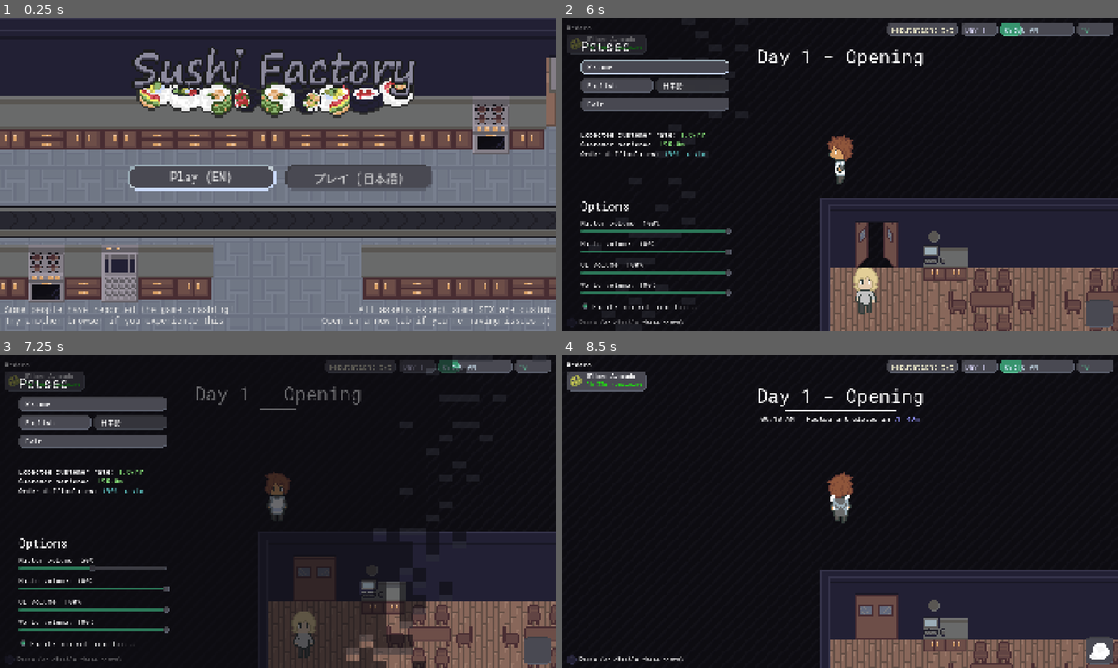
Above: before the commit, frames 1-4 (two rows, left to right).
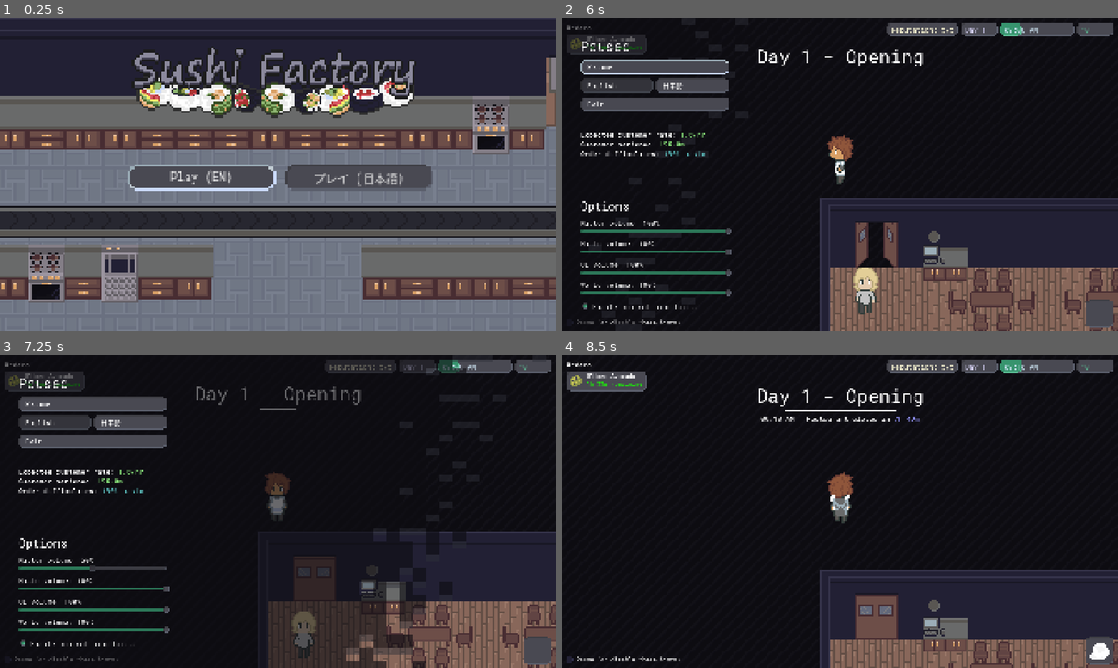
Above: after the commit, the same moments.

Repository: Glitch752/SushiFactory
Game: Godot game, scene res://Menu.tscn
The game is run twice, just before and just after one commit, with the same random seed, the same clock (stepped at 60 frames per second) and the same inputs.
Inputs (mouse positions are in pixels of both pictures, inside the frame that each line leads up to):
- Up to frame 1 (0.25 s): no input
- Up to frame 2 (6 s): click "Play (EN)" at 0.5 s; click "Play (EN)" at 1.25 s; tap Enter at 2 s; move the mouse to (962, 158) at 2.02 s; hold D (move_right) 2.03-2.75 s; hold E (interact) 2.03-2.75 s; click (962, 158) at 2.17 s; tap Q (secondary_interact) at 2.3, 3.8 s; drag from (728, 190) to (856, 174) at 2.77 s; move the mouse to (895, 105) at 3.52 s; hold D (move_right) 3.53-4.25 s; hold E (interact) 3.53-4.25 s; click (895, 105) at 3.67 s; tap Space at 4.25 s; drag from (812, 237) to (784, 140) at 4.27 s; move the mouse to (1006, 221) at 5.02 s; hold A (move_left) 5.03-5.75 s; hold Q (secondary_interact) 5.03-5.75 s; tap 0 at 5.1 s; click (1006, 221) at 5.17 s; tap ` (pause) at 5.65 s; drag from (673, 127) to (956, 259) at 5.77 s
- Up to frame 3 (7.25 s): move the mouse to (94, 567) at 6.52 s; hold Down (move_down) from 6.53 s (still down); hold Q (secondary_interact) from 6.53 s (still down); tap O at 6.6 s; click (94, 567) at 6.67 s; tap Escape at 7.15 s
- Up to frame 4 (8.5 s): release Down (move_down) at 7.25 s; release Q (secondary_interact) at 7.25 s; drag from (656, 589) to (873, 574) at 7.27 s; move the mouse to (962, 495) at 8.02 s; hold Up (move_up) from 8.03 s (still down); hold Q (secondary_interact) from 8.03 s (still down); tap 2 at 8.1 s; click (962, 495) at 8.17 s

The runs differ from the first frame. In frame 1, 1.0% of the frame differs, in the area x 0-100%, y 92-99%; in frame 2, 0.3%; in frame 3, 0.3%; in frame 4, 0.2%.

Commit message:
Improvements to localization, computer, and reset

Diff:
--- a/project.godot
+++ b/project.godot
@@ -34,6 +34,7 @@
 InputTargetSingleton="*res://scripts/input_target_singleton.gd"
 InputSettingsSingleton="*res://scripts/input_settings_singleton.gd"
 LocalizationSingleton="*res://scripts/localization_singleton.gd"
+ArcadeMode="*res://scripts/arcade_mode.gd"
 
 [display]
 
@@ -132,7 +133,7 @@
 [internationalization]
 
 locale/translations=PackedStringArray("res://localization/jp.po")
-locale/translations_pot_files=["res://data/customer_orders/b …(4226 unchanged characters)… actable/computer/emails/email_system.gd"]
+locale/translations_pot_files=["res://data/customer_orders/b …(4226 unchanged characters)… actable/computer/emails/email_system.gd", "res://ui/InteractKeybindHint.tscn", "res://world/interactable/computer/recipes/RecipesAppScene.tscn", "res://world/interactable/construction_corner.gd"]
 
 [rendering]
 
--- /dev/null
+++ b/scripts/arcade_mode.gd
@@ -0,0 +1,6 @@
+extends Node
+
+const FORCE_ARCADE = true
+
+func is_arcade_mode() -> bool:
+    return OS.has_feature("arcade") or FORCE_ARCADE
--- a/scripts/customer_manager_singleton.gd
+++ b/scripts/customer_manager_singleton.gd
@@ -176,6 +176,8 @@
     for c in customers:
         c.node.queue_free()
     customers.clear()
+
+    initialized = false
 
 ## Checks if all customers have left the restaurant.
 func all_customers_left() -> bool:
--- a/scripts/day_manager_singleton.gd
+++ b/scripts/day_manager_singleton.gd
@@ -17,7 +17,7 @@
 var current_day_data: DayData = null
 
 const MAX_DIFFICULTY: int = OrderDifficulty.EXPERT
-const K_DIFF_PROGRESS: float = 0.15
+const K_DIFF_PROGRESS: float = 0.3
 
 const SIGMA_MIN: float = 0.1
 const SIGMA_PEAK: float = 1.25
--- a/scripts/hide_in_build.gd
+++ b/scripts/hide_in_build.gd
@@ -1,5 +1,5 @@
 extends Label
 
 func _ready():
-    if OS.has_feature("arcade"):
+    if ArcadeMode.is_arcade_mode():
         visible = false
--- a/ui/interact_keybind_hint.gd
+++ b/ui/interact_keybind_hint.gd
@@ -28,6 +28,15 @@
 const CUSTOM_KEYCODE_REPLACEMENTS: Dictionary[String, String] = {
     "QuoteLeft": "`",
     "Escape": "Esc"
+}
+
+const ARCADE_KEYCODES: Dictionary[String, String] = {
+    "`": " ",
+    "Esc": " ",
+    "E": "1",
+    "Q": "2",
+    "R": "›",
+    "Shift+R": "‹",
 }
 
 const SONY_JOY_BUTTON_MAP: Dictionary[JoyButton, String] = {
@@ -96,6 +105,12 @@
         return XBOX_JOY_BUTTON_MAP.get(button_id, fallback)
 
 static func customize_keycode(keycode: String) -> String:
+    if not Engine.is_editor_hint() and ArcadeMode.is_arcade_mode():
+        if keycode in ARCADE_KEYCODES:
+            return ARCADE_KEYCODES[keycode]
+        else:
+            return ""
+
     for oldKey in CUSTOM_KEYCODE_REPLACEMENTS.keys():
         keycode = keycode.replace(oldKey, CUSTOM_KEYCODE_REPLACEMENTS[oldKey])
     return keycode
--- a/ui/language_selector.gd
+++ b/ui/language_selector.gd
@@ -1,5 +1,7 @@
 extends HBoxContainer
 
+func _ready() -> void:
+    update_lang_buttons()
 
 func _on_en_lang_button_pressed() -> void:
     LocalizationSingleton.set_lang("en")
--- a/ui/pause_menu.gd
+++ b/ui/pause_menu.gd
@@ -68,6 +68,11 @@
     get_tree().root.add_child(transition)
     await transition.wipe_to_black()
 
+    # heck yeah! state reset (i'm sure this is a terrible way to do this but... whatever)
+    for node in get_tree().root.get_children():
+        if node.has_method("_play_reset"):
+            node._play_reset()
+
     # Not sure why this can't be preloaded, but whatever
     get_tree().change_scene_to_packed(load("res://Menu.tscn"))
 
--- a/ui/volume_slider.gd
+++ b/ui/volume_slider.gd
@@ -18,6 +18,8 @@
 
     slider.value_changed.connect(update_volume)
 
+    LocalizationSingleton.changed.connect(func(): update_label(slider.value))
+
 func update_volume(value: float):
     AudioServer.set_bus_volume_linear(bus, value)
     SoundManager.bus_volume_updated()
--- a/world/interactable/computer/ComputerAppWindow.tscn
+++ b/world/interactable/computer/ComputerAppWindow.tscn
@@ -61,10 +61,10 @@
 anchor_left = 1.0
 anchor_right = 1.0
 offset_left = -50.0
-offset_top = -8.0
-offset_bottom = 35.0
+offset_top = -7.0
+offset_bottom = 36.0
 grow_horizontal = 0
-focus_mode = 1
+focus_mode = 0
 flat = true
 
 [node name="CloseButton" type="TextureRect" parent="OuterContainer/WindowTitlebar/WindowButtons/CloseButton"]
--- a/world/interactable/computer/ComputerDesktop.tscn
+++ b/world/interactable/computer/ComputerDesktop.tscn
@@ -13,6 +13,7 @@
 [ext_resource type="Texture2D" uid="uid://c2unm5ippi3bt" path="res://images/windowIcons.png" id="11_le26q"]
 [ext_resource type="Script" uid="uid://bnh5odd4rwumx" path="res://world/interactable/computer/cursor_emulator.gd" id="11_t7jio"]
 [ext_resource type="Texture2D" uid="uid://m8sre02k4u" path="res://images/cursors.png" id="12_le26q"]
+[ext_resource type="PackedScene" uid="uid://ckc3r4mx3l22v" path="res://ui/InteractKeybindHint.tscn" id="12_ylhih"]
 
 [sub_resource type="StyleBoxFlat" id="StyleBoxFlat_220wo"]
 bg_color = Color(0.231373, 0.431373, 0.647059, 1)
@@ -194,20 +195,21 @@
 theme_override_constants/separation = 32
 alignment = 2
 
-[node name="CloseAll" type="HBoxContainer" parent="AspectRatioContainer/Panel/PanelContainer/MarginContainer/Taskbar"]
-layout_mode = 2
-script = ExtResource("5_ky8ly")
-
-[node name="DesktopTime" type="Label" parent="AspectRatioContainer/Panel/PanelContainer/MarginContainer/Taskbar/CloseAll"]
-layout_mode = 2
+[node name="CloseAll" type="Button" parent="AspectRatioContainer/Panel/PanelContainer/MarginContainer/Taskbar"]
+unique_name_in_owner = true
+custom_minimum_size = Vector2(150, 0)
+layout_mode = 2
+size_flags_horizontal = 0
+focus_mode = 0
 text = "Close all"
-script = ExtResource("5_ky8ly")
-
-[node name="TextureRect" type="TextureRect" parent="AspectRatioContainer/Panel/PanelContainer/MarginContainer/Taskbar/CloseAll"]
-custom_minimum_size = Vector2(24, 24)
-layout_mode = 2
-texture = SubResource("AtlasTexture_ylhih")
-stretch_mode = 5
+icon = SubResource("AtlasTexture_ylhih")
+alignment = 0
+icon_alignment = 2
+expand_icon = true
+
+[node name="Control" type="Control" parent="AspectRatioContainer/Panel/PanelContainer/MarginContainer/Taskbar"]
+layout_mode = 2
+size_flags_horizontal = 3
 
 [node name="DesktopTime" type="Label" parent="AspectRatioContainer/Panel/PanelContainer/MarginContainer/Taskbar"]
 unique_name_in_owner = true
@@ -215,9 +217,31 @@
 text = "5:30 PM"
 script = ExtResource("5_ky8ly")
 
+[node name="ComputerHints" type="VBoxContainer" parent="AspectRatioContainer/Panel"]
+layout_mode = 1
+anchors_preset = 1
+anchor_left = 1.0
+anchor_right = 1.0
+offset_left = -106.0
+offset_top = 24.0
+offset_right = -24.0
+offset_bottom = 90.0
+grow_horizontal = 0
+
+[node name="InteractKeybindHint" parent="AspectRatioContainer/Panel/ComputerHints" instance=ExtResource("12_ylhih")]
+layout_mode = 2
+size_flags_horizontal = 8
+action = "interact"
+placeholderText = "Click"
+
+[node name="InteractKeybindHint2" parent="AspectRatioContainer/Panel/ComputerHints" instance=ExtResource("12_ylhih")]
+layout_mode = 2
+size_flags_horizontal = 8
+action = "secondary_interact"
+placeholderText = "Scroll"
+
 [node name="Windows" type="Control" parent="AspectRatioContainer/Panel"]
 unique_name_in_owner = true
-visible = false
 layout_mode = 1
 anchors_preset = 15
 anchor_right = 1.0
--- a/world/interactable/computer/computer_desktop.gd
+++ b/world/interactable/computer/computer_desktop.gd
@@ -4,6 +4,15 @@
 
 var cascade_offset = Vector2(50, 20)
 const MAXIMUM_WINDOWS = 20
+
+func _ready() -> void:
+    $%CloseAll.pressed.connect(close_all)
+
+func close_all() -> void:
+    var windows = get_tree().get_nodes_in_group("computer_windows")
+    for window in windows:
+        window.queue_free()
+    cascade_offset = Vector2(50, 20)
 
 func open_window(window_title: String, app_scene_instance: Node) -> void:
     var mainPanel = $%Windows
--- a/world/interactable/computer/cursor_emulator.gd
+++ b/world/interactable/computer/cursor_emulator.gd
@@ -38,10 +38,14 @@
 @onready var desktop_bounds: Panel = $".."
 
 var controlled_by_analog: bool = false
+var scroll_debounce: float = 0.0
+var was_scrolling: bool = false
 
 const CURSOR_MOVEMENT_SPEED: float = 500
 ## Really high acceleration; makes small movements easier
 const CURSOR_ACCELERATION: float = 10_000
+
+const SCROLL_INTERVAL: float = 0.05
 
 func _ready():
     update_cursor_sprite(current_cursor_type)
@@ -63,16 +67,25 @@
     var real_delta = delta / Engine.time_scale
 
     var analog = Input.get_vector("move_left", "move_right", "move_up", "move_down")
-    cursor_velocity = cursor_velocity.move_toward(analog * CURSOR_MOVEMENT_SPEED, CURSOR_ACCELERATION * real_delta)
 
-    if not cursor_velocity.is_zero_approx():
-        emulate_mouse_motion(cursor_velocity, real_delta)
+    if Input.is_action_pressed("secondary_interact"):
+        # scroll
+        emulate_mouse_scroll(analog.y, real_delta)
+        was_scrolling = true
+    elif was_scrolling:
+        was_scrolling = false
+        emulate_scroll_end()
+
+    else:
+        cursor_velocity = cursor_velocity.move_toward(analog * CURSOR_MOVEMENT_SPEED, CURSOR_ACCELERATION * real_delta)
+        if not cursor_velocity.is_zero_approx():
+            emulate_mouse_motion(cursor_velocity, real_delta)
 
 func _input(event: InputEvent) -> void:
     if not InputTargetSingleton.is_active(InputTargetSingleton.InputTarget.ComputerDesktop):
         return
 
-    if event is InputEventMouseMotion:
+    if event is InputEventMouse:
         var mouse_pos = event.position
         if is_in(desktop_bounds, mouse_pos):
             cursor_pos = mouse_pos - desktop_bounds.global_position
@@ -81,6 +94,9 @@
         emulate_mouse_down(cursor_pos)
     elif event.is_action_released("interact"):
         emulate_mouse_up(cursor_pos)
+
+    elif event.is_action_pressed("secondary_interact"):
+        scroll_debounce = 0
 
 func emulate_mouse_down(pos: Vector2):
     var event = InputEventMouseButton.new()
@@ -102,10 +118,46 @@
     event.pressed = false
     Input.parse_input_event(event)
 
-func emulate_mouse_motion(velocity: Vector2, delta: float):
-    var event = InputEventMouseMotion.new()
+func emulate_mouse_scroll(amount: float, delta: float):
+    if amount == 0:
+        return
+
+    scroll_debounce -= delta
+    if scroll_debounce > 0.0:
+        return
+
+    scroll_debounce = SCROLL_INTERVAL
 
     var screen_scale_factor = get_viewport().get_stretch_transform()
+
+    var event = InputEventMouseButton.new()
+
+    event.position = (cursor_pos + desktop_bounds.global_position) * screen_scale_factor
+    event.button_index = MOUSE_BUTTON_WHEEL_UP if amount < 0 else MOUSE_BUTTON_WHEEL_DOWN
+    event.pressed = true
+    Input.parse_input_event(event)
+
+func emulate_scroll_end():
+    var screen_scale_factor = get_viewport().get_stretch_transform()
+
+    var event = InputEventMouseButton.new()
+
+    event.position = (cursor_pos + desktop_bounds.global_position) * screen_scale_factor
+    event.button_index = MOUSE_BUTTON_WHEEL_UP
+    event.pressed = false
+    Input.parse_input_event(event)
+
+    event = InputEventMouseButton.new()
+
+    event.position = (cursor_pos + desktop_bounds.global_position) * screen_scale_factor
+    event.button_index = MOUSE_BUTTON_WHEEL_DOWN
+    event.pressed = false
+    Input.parse_input_event(event)
+
+func emulate_mouse_motion(velocity: Vector2, delta: float):
+    var screen_scale_factor = get_viewport().get_stretch_transform()
+
+    var event = InputEventMouseMotion.new()
 
     event.screen_relative = velocity * delta
     event.screen_velocity = velocity
--- a/world/interactable/computer/recipes/RecipesAppScene.tscn
+++ b/world/interactable/computer/recipes/RecipesAppScene.tscn
@@ -49,6 +49,7 @@
 columns = 3
 
 [node name="Recipe" parent="ScrollContainer/MarginContainer/VBoxContainer/DishesGrid" instance=ExtResource("2_nvf2a")]
+auto_translate_mode = 2
 layout_mode = 2
 
 [node name="Label2" type="Label" parent="ScrollContainer/MarginContainer/VBoxContainer"]
@@ -66,4 +67,5 @@
 columns = 3
 
 [node name="Recipe" parent="ScrollContainer/MarginContainer/VBoxContainer/IngredientsGrid" instance=ExtResource("2_nvf2a")]
+auto_translate_mode = 2
 layout_mode = 2
--- a/world/interactable/construction_corner.gd
+++ b/world/interactable/construction_corner.gd
@@ -7,7 +7,7 @@
 
 func get_interaction_data() -> InteractionData:
     return InteractionData.new(
-        "Construction Tools",
-        "The tools required to renovate your restaurant space!\nInteract to enter editing mode.",
-        InteractionAction.new("Open editing mode", open_construction_view)
+        tr("Construction Tools"),
+        tr("The tools required to renovate your restaurant space!\nInteract to enter editing mode."),
+        InteractionAction.new(tr("Open editing mode"), open_construction_view)
     )
Not shown, added: localization/completions.txt
Not shown, changed: localization/jp.po
Not shown, changed: localization/template.pot
Not shown, added: scripts/arcade_mode.gd.uid
Not shown: 1 places in world/interactable/computer/ComputerDesktop.tscn that only renumber resources
Not shown, changed: localization/interactable_fixes.tlstrings
